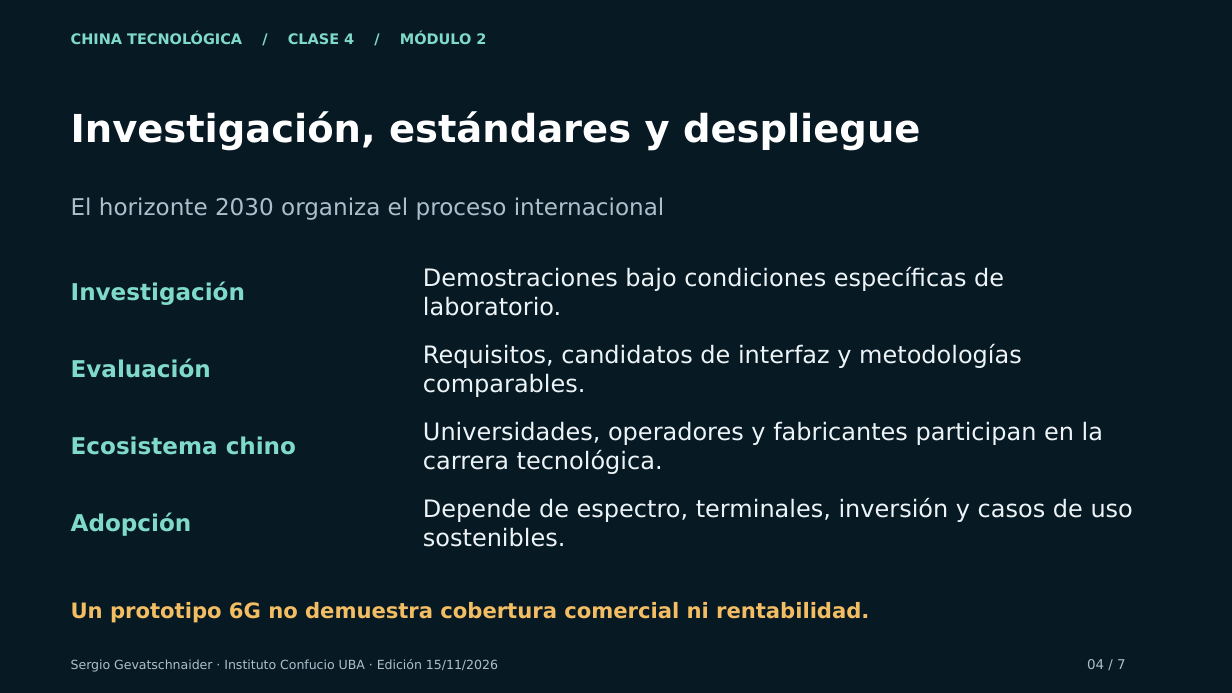
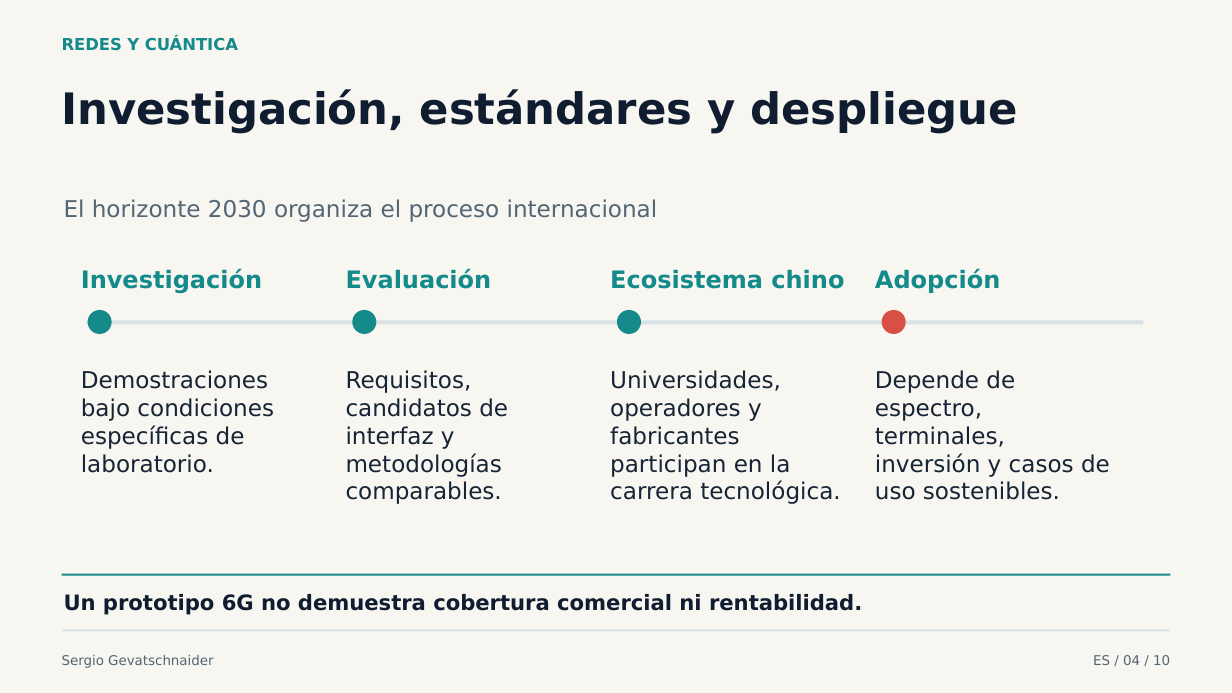
Before and after one commit to sgevatschnaider/Inteligencia-Artificial-y-Rob-tica-en-China, a slide deck: slide 4 of materiales/clase-4/ppt-2/presentacion.pptx. Drawn at 1232x693 pixels with LibreOffice and Linux fonts; fonts in the diff are those of the drawing. Boxes give left, top, right and bottom in pixels: in the first picture for what was removed or moved away, otherwise in the second. Text is boxed around its words. In the diff, an @@ line names an element or a change of style, - is before the commit and + after.

Commit message:
Redesign Class 4 module 2 with bilingual quantum circuits, algorithms and network evidence

```diff
--- a/materiales/clase-4/ppt-2/presentacion.pptx
+++ b/materiales/clase-4/ppt-2/presentacion.pptx
@@ background #071923 to #F7F6F1 @@
@@ text added at [62, 36, 238, 51], 12.8 pt, text #148A8B, bold @@
+REDES Y CUÁNTICA
@@ text removed at [71, 32, 486, 44] @@
-CHINA TECNOLÓGICA / CLASE 4 / MÓDULO 2
@@ text "Investigación, estándares y despliegue" at [62, 89, 1017, 133]: size 30 to 33.8 pt, text colour #FFFFFF to #101D31; vertical alignment middle to top @@
@@ text "El horizonte 2030 organiza el ...": place and size @@
-text "El horizonte 2030 organiza el ..." at [71, 197, 665, 220]
+text "El horizonte 2030 organiza el ..." at [64, 199, 658, 222]
@@ text "El horizonte 2030 organiza el ..." at [64, 199, 658, 222]: text colour #AAC0CB to #536675; vertical alignment middle to top @@
@@ text "Investigación": place and size @@
-text "Investigación" at [71, 281, 245, 305]
+text "Investigación" at [81, 268, 262, 293]
@@ text "Evaluación": place and size @@
-text "Evaluación" at [71, 358, 211, 378]
+text "Evaluación" at [346, 268, 492, 289]
@@ text "Ecosistema chino": place and size @@
-text "Ecosistema chino" at [71, 436, 296, 455]
+text "Ecosistema chino" at [610, 269, 844, 289]
@@ size 18 to 18.8 pt, text colour #80DACA to #148A8B; vertical alignment middle to top in 4 elements at [81, 268, 262, 293], [346, 268, 492, 289], [610, 269, 844, 289], [875, 268, 1000, 293] @@
@@ text "Adopción": place and size @@
-text "Adopción" at [71, 512, 192, 536]
+text "Adopción" at [875, 268, 1000, 293]
@@ rectangle added at [87, 321, 1144, 324], fill #D8E1E5 @@
@@ ellipse added at [88, 310, 112, 334], fill #148A8B @@
@@ ellipse added at [352, 310, 376, 334], fill #148A8B @@
@@ ellipse added at [617, 310, 641, 334], fill #148A8B @@
@@ ellipse added at [882, 310, 906, 334], fill #D94F45 @@
@@ size 18.8 to 18 pt, text colour #EDF4F7 to #172436; vertical alignment middle to top in 4 elements at [610, 370, 840, 504], [875, 370, 1110, 500], [346, 370, 508, 504], [81, 370, 274, 473] @@
@@ text "Demostraciones bajo condiciones específicas de ...": place and size @@
-text "Demostraciones bajo condiciones específicas de ..." at [423, 267, 1004, 316]
+text "Demostraciones bajo condiciones específicas de ..." at [81, 370, 274, 473]
@@ text "Requisitos, candidatos de interfaz y ...": place and size @@
-text "Requisitos, candidatos de interfaz y ..." at [423, 344, 1022, 397]
+text "Requisitos, candidatos de interfaz y ..." at [346, 370, 508, 504]
@@ text "Universidades, operadores y fabricantes participan ...": place and size @@
-text "Universidades, operadores y fabricantes participan ..." at [423, 421, 1103, 474]
+text "Universidades, operadores y fabricantes participan ..." at [610, 370, 840, 504]
@@ text "Depende de espectro, terminales, inversión ...": place and size @@
-text "Depende de espectro, terminales, inversión ..." at [423, 498, 1133, 547]
+text "Depende de espectro, terminales, inversión ..." at [875, 370, 1110, 500]
@@ rectangle added at [62, 574, 1171, 576], fill #148A8B @@
@@ text "Un prototipo 6G no demuestra ...": place and size @@
-text "Un prototipo 6G no demuestra ..." at [71, 602, 869, 623]
+text "Un prototipo 6G no demuestra ..." at [64, 594, 862, 615]
@@ text "Un prototipo 6G no demuestra ..." at [64, 594, 862, 615]: text colour #F3BD63 to #101D31; vertical alignment middle to top @@
@@ rectangle added at [62, 629, 1171, 631], fill #D8E1E5 @@
@@ text added at [62, 655, 213, 668], 10.5 pt, text #536675 @@
+Sergio Gevatschnaider
@@ text removed at [71, 659, 498, 672] @@
-Sergio Gevatschnaider · Instituto Confucio UBA · Edición 15/11/2026
@@ text removed at [1087, 659, 1126, 669] @@
-04 / 7
@@ text added at [1093, 655, 1170, 665], 10.5 pt, text #536675 @@
+ES / 04 / 10
```
Also in this commit, not shown: 5 other slides changed, 4 slides added, 1 slide removed, 37 other files.
